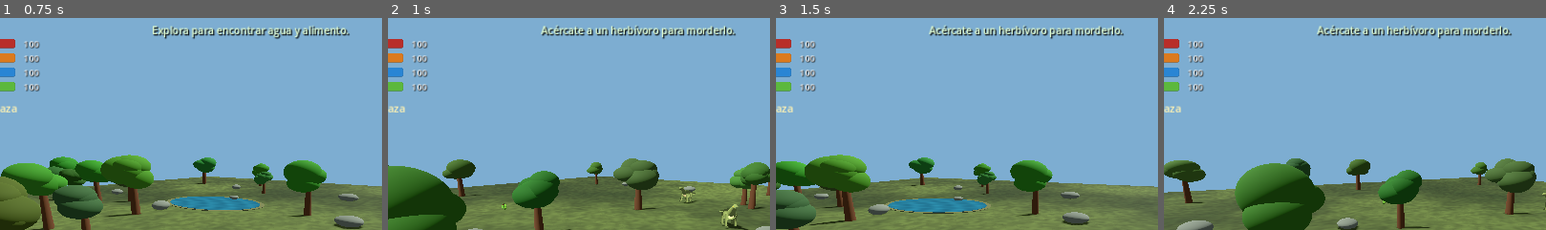
Above: before the commit, frames 1-4 (left to right).
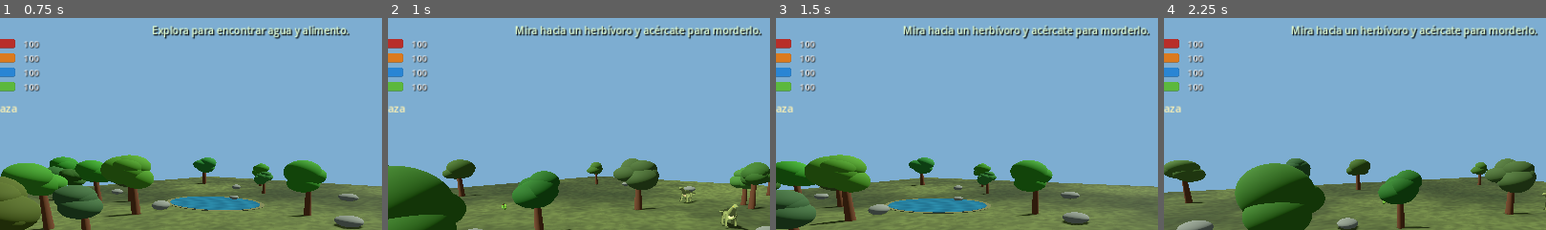
Above: after the commit, the same moments.

Repository: misael546/PrimalisOnline
Game: Godot game, scene res://scenes/main.tscn
Two runs of this game, one before a commit and one after it. Both use one fixed random seed, a clock stepped at 60 frames per second and the inputs below.
Inputs (mouse positions are % of the whole screen's width and height, from its top left):
- Up to frame 1 (0.75 s): tap Enter at 0.5 s; move the mouse to (72, 44) at 0.52 s; hold D (move_right) from 0.53 s (still down); tap E at 0.6 s; click (72, 44) at 0.67 s
- Up to frame 2 (1 s): keep holding D (move_right); tap Space at 0.77 s
- Up to frame 3 (1.5 s): release D (move_right) at 1.25 s; drag from (30, 54) to (45, 70) at 1.27 s
- Up to frame 4 (2.25 s): move the mouse to (60, 27) at 2.02 s; hold D (move_right) from 2.03 s (still down); tap E at 2.1 s
The pictures show only the part of the screen within x 17-67%, y 0-50%; the shares and areas given below are measured in that part.

Frame 1 is identical in both runs. In frame 2, 2.1% of the frame differs, in the area x 33-98%, y 3-10%; in frame 3, 2.1%; in frame 4, 2.1%.

Commit message:
fix: require forward-facing bites and test attack direction

Diff:
--- a/scripts/main.gd
+++ b/scripts/main.gd
@@ -359,6 +359,12 @@
 		return
 	attack_cooldown = 0.75
 	player.call("play_attack_animation")
+
+	# Bites only connect with nearby dinosaurs in the T-Rex's forward arc.
+	var flat_forward := -player.global_transform.basis.z
+	flat_forward.y = 0.0
+	if flat_forward.length_squared() > 0.001:
+		flat_forward = flat_forward.normalized()
 	var closest: Node3D
 	var closest_distance := 2.8
 	for creature in get_children():
@@ -366,12 +372,17 @@
 			continue
 		if bool(creature.get("is_dead")):
 			continue
-		var distance := player.global_position.distance_to(creature.global_position)
-		if distance <= closest_distance:
-			closest_distance = distance
-			closest = creature as Node3D
+		var offset: Vector3 = creature.global_position - player.global_position
+		offset.y = 0.0
+		var distance := offset.length()
+		if distance > closest_distance:
+			continue
+		if distance > 0.001 and flat_forward.dot(offset / distance) < 0.3:
+			continue
+		closest_distance = distance
+		closest = creature as Node3D
 	if not is_instance_valid(closest):
-		player.set("status_message", "Acércate a un herbívoro para morderlo.")
+		player.set("status_message", "Mira hacia un herbívoro y acércate para morderlo.")
 		return
 	closest.call("receive_damage", 40.0, player)
 
--- a/tests/asset_smoke_test.gd
+++ b/tests/asset_smoke_test.gd
@@ -95,7 +95,17 @@
 		push_error("ASSET AUDIT: could not find a herbivore for combat test.")
 		quit(1)
 		return
-	# Exercise the same attack entry point used by the screen button; keep prey in range.
+	# The bite must not hit a dinosaur standing directly behind the player.
+	prey.global_position = player.global_position + Vector3(0.0, 0.0, 1.35)
+	main_node.set("attack_cooldown", 0.0)
+	main_node.call("_attack")
+	if absf(float(prey.get("health")) - 100.0) > 0.01:
+		push_error("ASSET AUDIT: the bite incorrectly hit a herbivore behind the player.")
+		quit(1)
+		return
+	print("ASSET AUDIT: attacks do not hit prey behind the player.")
+
+	# Exercise the same attack entry point used by the screen button; keep prey in front.
 	prey.global_position = player.global_position + Vector3(0.0, 0.0, -1.35)
 	for hit in range(3):
 		main_node.set("attack_cooldown", 0.0)
Not shown, changed: export_presets.cfg
Not shown, changed: .github/workflows/android-apk.yml
Not shown, changed: README.md
